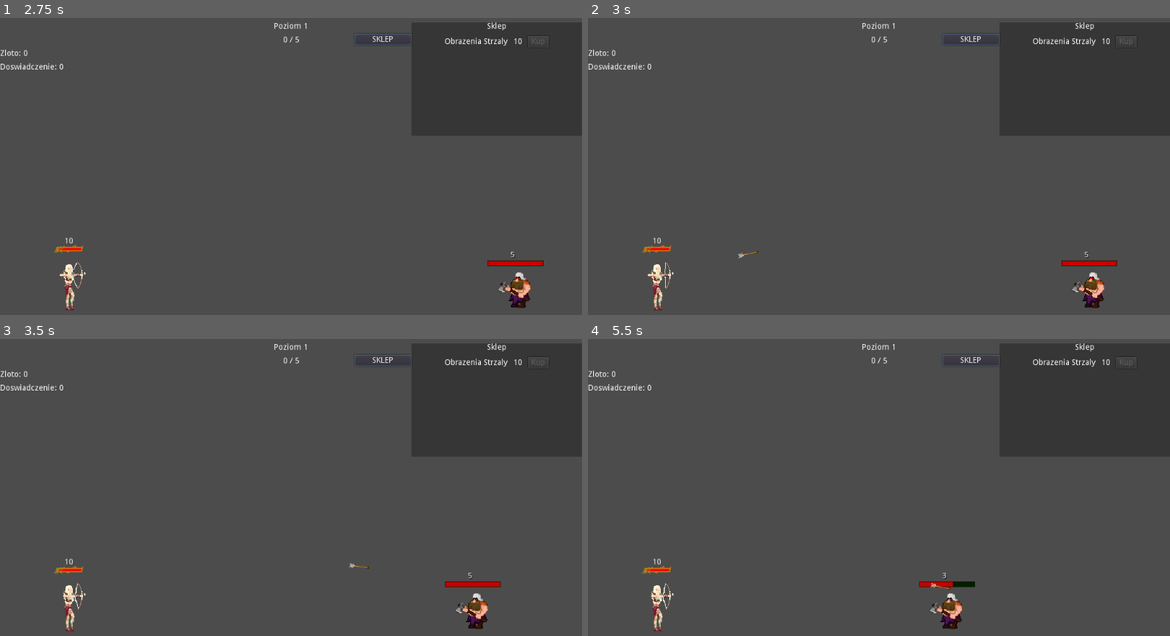
Above: before the commit, frames 1-4 (two rows, left to right).
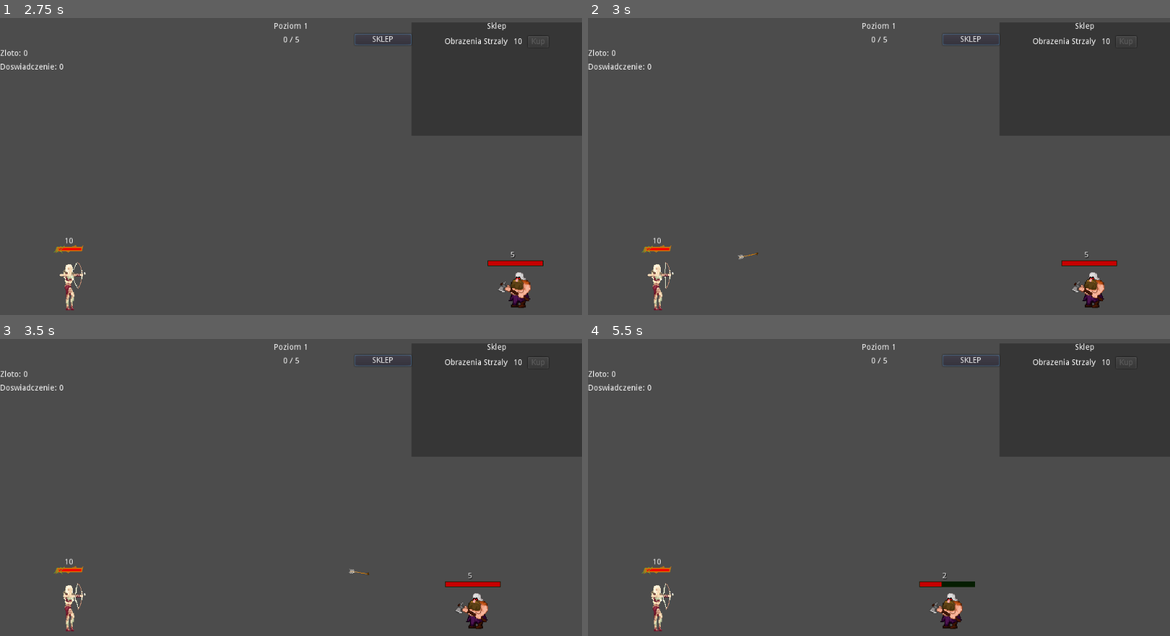
Above: after the commit, the same moments.

Repository: Flying-Octopus-Team/Asterielle
Game: Godot game, scene res://Scenes/World.tscn
The game is run twice, just before and just after one commit, with the same random seed, the same clock (stepped at 60 frames per second) and the same inputs.
Inputs (mouse positions are in pixels of both pictures, inside the frame that each line leads up to):
- Up to frame 1 (2.75 s): click "SKLEP" at 0.5 s; click "SKLEP" at 1.25 s; click "SKLEP" at 2 s
- Up to frame 2 (3 s): move the mouse to (1007, 151) at 2.77 s; click (1007, 151) at 2.85 s
- Up to frame 3 (3.5 s): no input
- Up to frame 4 (5.5 s): move the mouse to (762, 508) at 3.52 s; click (762, 508) at 3.6 s; move the mouse to (937, 416) at 4.27 s; click (937, 416) at 4.35 s; move the mouse to (849, 558) at 5.02 s; click (849, 558) at 5.1 s

Frame 1 is identical in both runs. In frame 2, less than 0.1% of the frame differs, in the area x 25-30%, y 78-82%; in frame 3, less than 0.1%; in frame 4, less than 0.1%, in the area x 58-63%, y 79-85%.

Commit message:
Fix bug with calculating arrow velocity

Diff:
--- a/Scripts/Elf.gd
+++ b/Scripts/Elf.gd
@@ -30,19 +30,10 @@
 	if next_arrow_timer > 0:
 		return
 
-	var dwarf = $DwarfRayCast.get_collider()
-
-	if not dwarf:
+	if not $DwarfRayCast.get_collider():
 		animation_player.stop()
 		return
 
-	var proportion = abs(arrow_speed) / (abs(arrow_speed) + abs(dwarf.velocity.x))
-	var diff_x = dwarf.position.x - position.x - 32
-	var path_x = proportion * diff_x
-	var flying_time = path_x / arrow_speed
-	var arrow_velocity = Vector2(arrow_speed, -arrow_gravity * flying_time * 0.5)
-
-	next_arrow_velocity = arrow_velocity
 	shot_arrow()
 
 func _input(event):
@@ -56,11 +47,22 @@
 	#animation_player.clear_queue()
 
 func spawn_arrow():
+	var dwarf = $DwarfRayCast.get_collider()
+
+	if not dwarf:
+		return
+
+	var proportion = abs(arrow_speed) / (abs(arrow_speed) + abs(dwarf.velocity.x))
+	var diff_x = dwarf.position.x - position.x - 32
+	var path_x = proportion * diff_x
+	var flying_time = path_x / arrow_speed
+	var arrow_velocity = Vector2(arrow_speed, -arrow_gravity * flying_time * 0.5)
+
 	var arrow = Arrow.instance()
 	get_parent().add_child(arrow);
 	arrow.global_position = fire_point.global_position
 	arrow.gravity = arrow_gravity
-	arrow.velocity = next_arrow_velocity
+	arrow.velocity = arrow_velocity
 	arrow.damage = arrow_damage
 
 func on_dwarf_hit(dmg) -> bool:
